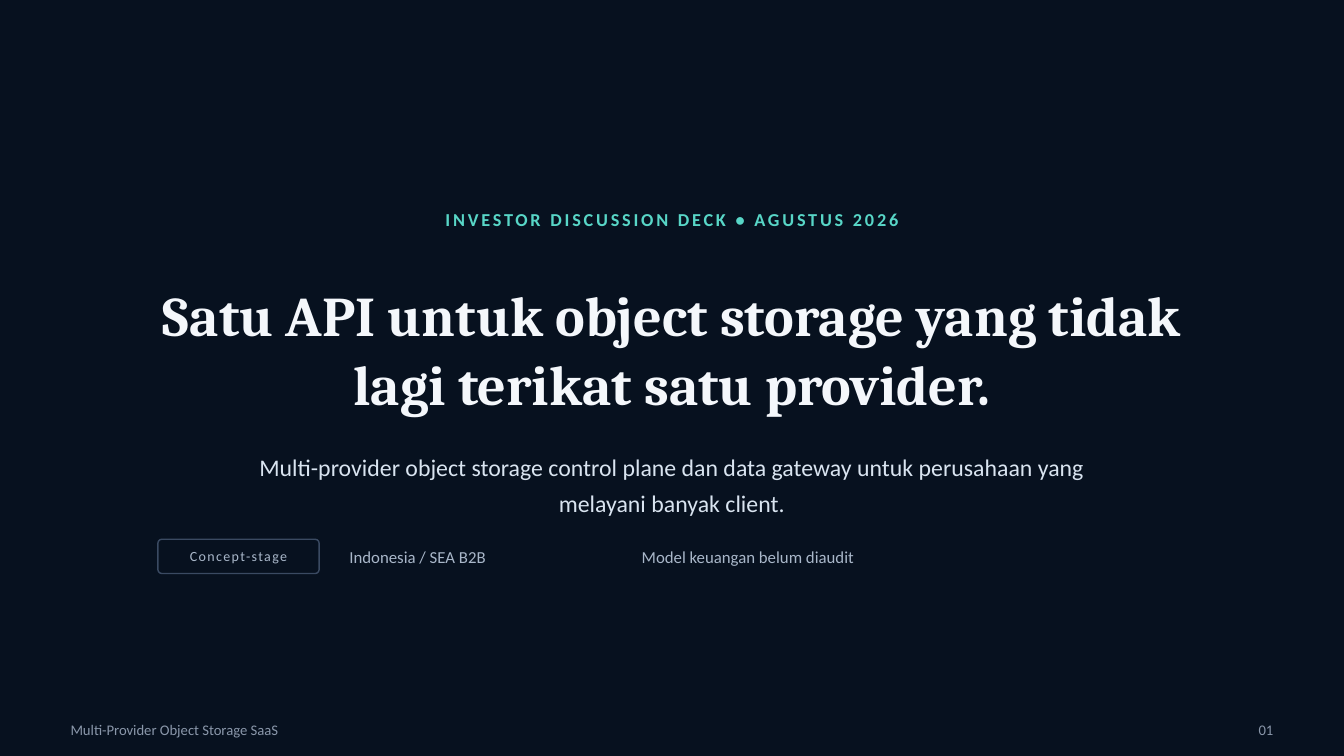
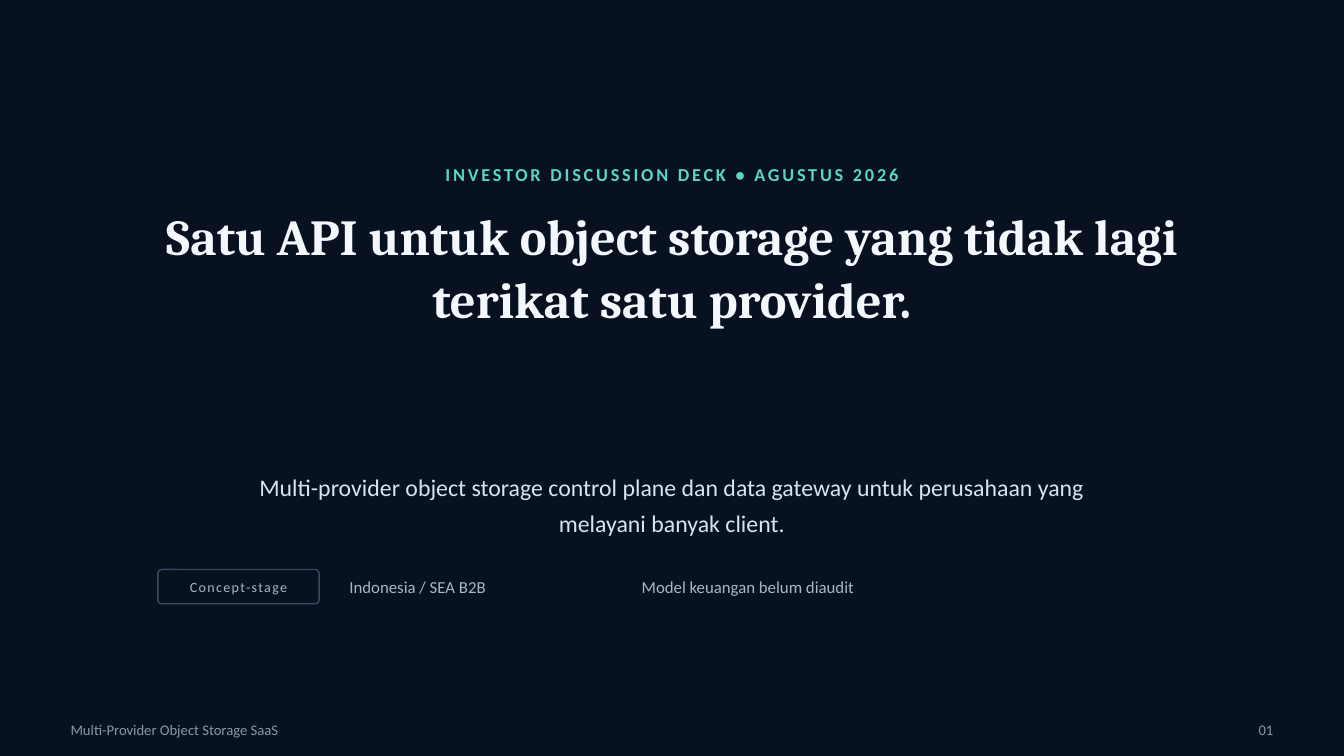
Before and after one commit to climsa/multi-object-storage-provider, a slide deck: slide 1 of project-docs/INVESTOR_DECK.pptx. Drawn at 1344x756 pixels with LibreOffice and Linux fonts; fonts in the diff are those of the drawing. Boxes give left, top, right and bottom in pixels: in the first picture for what was removed or moved away, otherwise in the second. Text is boxed around its words. In the diff, an @@ line names an element or a change of style, - is before the commit and + after.

```diff
--- a/project-docs/INVESTOR_DECK.pptx
+++ b/project-docs/INVESTOR_DECK.pptx
@@ text "INVESTOR DISCUSSION DECK • AGUSTUS ...": place and size @@
-text "INVESTOR DISCUSSION DECK • AGUSTUS ..." at bbox=[445, 213, 898, 226]
+text "INVESTOR DISCUSSION DECK • AGUSTUS ..." at bbox=[445, 168, 898, 181]
@@ text "Satu API untuk object storage ...": place and size @@
-text "Satu API untuk object storage ..." at bbox=[163, 297, 1181, 417]
+text "Satu API untuk object storage ..." at bbox=[166, 220, 1177, 329]
@@ text "Satu API untuk object storage ..." at bbox=[166, 220, 1177, 329]: size 40 to 36 pt; line spacing 1.02 to 1.05; vertical alignment middle to top @@
@@ text "Multi-provider object storage control plane ...": place and size @@
-text "Multi-provider object storage control plane ..." at bbox=[259, 459, 1084, 516]
+text "Multi-provider object storage control plane ..." at bbox=[259, 479, 1084, 536]
@@ 3 texts, 1 rounded rectangle: place and size @@
-3 texts, 1 rounded rectangle at bbox=[158, 539, 854, 574]
+3 texts, 1 rounded rectangle at bbox=[158, 570, 854, 604]
```
Also in this commit, not shown: 6 other slides changed.
